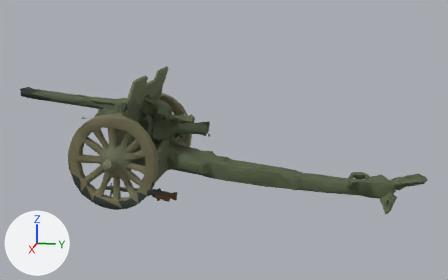
Two versions of the glTF model src/assets/weapons.glb, one commit apart.
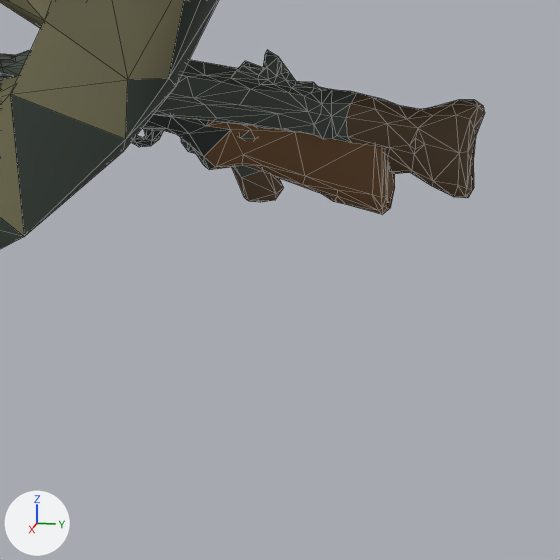
Old and new are each drawn whole from a 50 mm lens placed at (8.89, 3.15, 3.1), pointed at (-0.04, 1.36, 0.87) and again close up on the part from 30% to 41% of the width and 66% to 83% of the height. Every picture has the same lights, and +X, +Y and +Z are marked at lower left. The older version's two pictures come first. The close-ups show mesh edges as thin lines.

Objects in the first close-up: 'cannonWheelR', 'mg', 'rifle'.
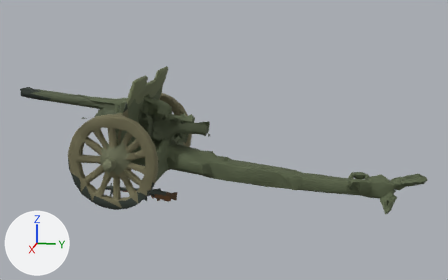
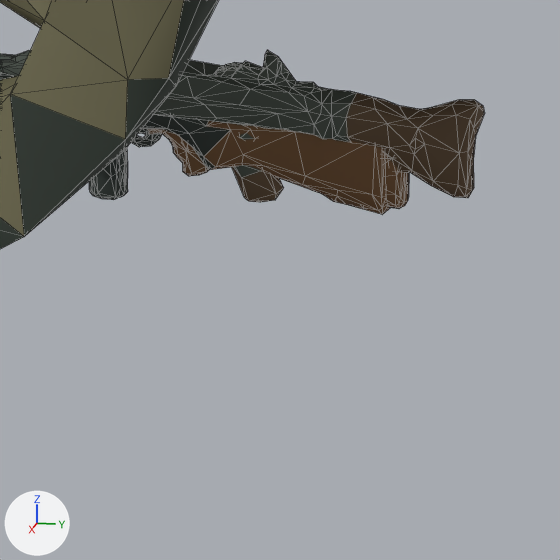
Where the change shows, as pixel boxes [x1, y1, x2, y2] in the close-ups (560 x 560 px):
'smg', added (mostly hidden): after [89, 62, 409, 209]

The edits, one by one:
Mesh me_smg is new.
It has 1048 vertices, 2100 faces and spans x -0.024..0.026, y -0.29..0.53, z -0.163..0.034.
It uses material mat_worn_wood_painted_steel_and_blued_metal.
Object 'smg' (ob_smg) is new; it shows me_smg.
Its location is (0.0, 0.0, 0.0).
